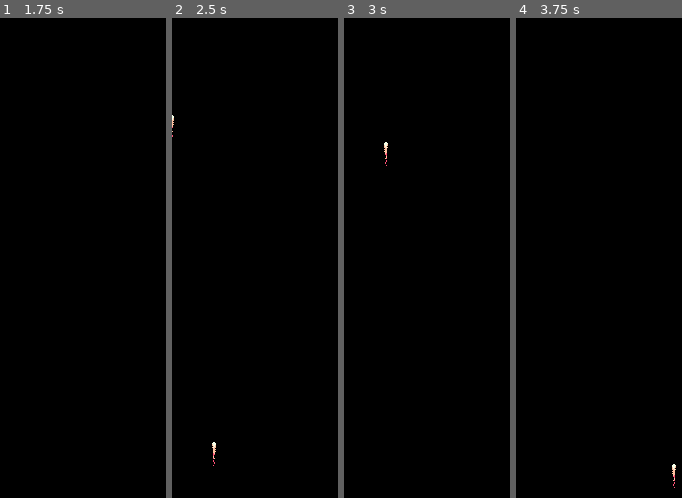
Above: before the commit, frames 1-4 (left to right).
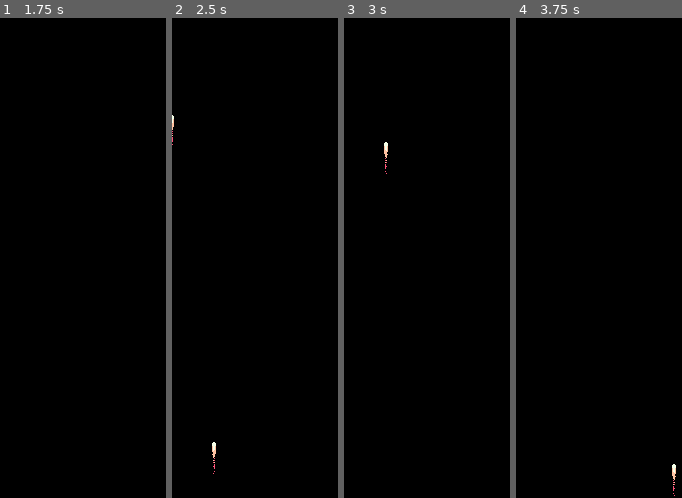
Above: after the commit, the same moments.

Repository: JCoMcL/pj10
Game: Godot game, scene res://units/players/ember.tscn
The game is run twice, just before and just after one commit, with the same random seed, the same clock (stepped at 60 frames per second) and the same inputs. This scene is started directly instead of the project's main scene.
Inputs (mouse positions are in pixels of both pictures, inside the frame that each line leads up to):
- Up to frame 1 (1.75 s): tap Enter (ui_accept) at 0.5, 0.77, 1.25 s; move the mouse to (outside the picture) at 0.52 s; hold D (right) 0.53-1.25 s; hold Backspace (bomb) 0.53-1.25 s; click (outside the picture) at 0.67 s; drag from (154, 282) to (outside the picture) at 1.27 s
- Up to frame 2 (2.5 s): tap Enter (ui_accept) at 2 s; move the mouse to (outside the picture) at 2.02 s; hold D (right) from 2.03 s (still down); hold Space (fire) from 2.03 s (still down)
- Up to frame 3 (3 s): release D (right) at 2.75 s; release Space (fire) at 2.75 s; tap Enter (ui_accept) at 2.75 s; drag from (outside the picture) to (446, 186) at 2.77 s
- Up to frame 4 (3.75 s): tap Enter (ui_accept) at 3.5 s; move the mouse to (outside the picture) at 3.52 s; hold A (left) from 3.53 s (still down); hold Backspace (bomb) from 3.53 s (still down)

Frame 1 is identical in both runs. In frame 2, less than 0.1% of the frame differs, in the area x 0-27%, y 20-95%; in frame 3, less than 0.1%; in frame 4, less than 0.1%.

Commit message:
improve flare appearance

Diff:
--- a/units/weapons/flare.tscn
+++ b/units/weapons/flare.tscn
@@ -1,17 +1,15 @@
-[gd_scene load_steps=10 format=3 uid="uid://beqk5wfnbn6hv"]
+[gd_scene load_steps=12 format=3 uid="uid://beqk5wfnbn6hv"]
 
 [ext_resource type="PackedScene" uid="uid://cglfd6h0f8dxb" path="res://units/weapons/_bullet.tscn" id="1_fyeyr"]
 [ext_resource type="Texture2D" uid="uid://da7ep115w0rqx" path="res://units/weapons/ammunition.png" id="2_4ou4y"]
 [ext_resource type="Script" uid="uid://kbo7yeuuwhwa" path="res://units/behaviours/behaviour.gd" id="2_gg0jp"]
 [ext_resource type="Script" uid="uid://rqhke1r2xrwp" path="res://units/behaviours/accelerate.gd" id="4_gg0jp"]
 [ext_resource type="Script" uid="uid://32qn5elehj72" path="res://units/behaviours/deadly.gd" id="4_gyp0y"]
+[ext_resource type="Shader" uid="uid://bwxb0swelltf6" path="res://vfx/sprite_fx.gdshader" id="5_gg0jp"]
 
 [sub_resource type="Resource" id="Resource_sidca"]
 script = ExtResource("4_gyp0y")
-ignore_layers = 0
 damage = 2
-take_damage = 1
-play_area_bounded = false
 metadata/_custom_type_script = "uid://32qn5elehj72"
 
 [sub_resource type="Resource" id="Resource_4f7oy"]
@@ -19,14 +17,22 @@
 acceleration = 800
 target_speed = 600
 initial_speed = 100
-drag = 0
-randomize_drag = 0.0
-play_area_bounded = false
 metadata/_custom_type_script = "uid://rqhke1r2xrwp"
+
+[sub_resource type="ShaderMaterial" id="ShaderMaterial_4f7oy"]
+resource_local_to_scene = true
+shader = ExtResource("5_gg0jp")
+shader_parameter/light = Color(1, 0.321569, 0.466667, 1)
+shader_parameter/midtone = Color(0.678431, 0.184314, 0.270588, 1)
+shader_parameter/dark = Color(0.470588, 0.113725, 0.309804, 1)
+shader_parameter/apply_palette = false
+shader_parameter/scale = Vector2(1, 1)
+shader_parameter/mosaic = 1.0
+shader_parameter/rotation = 0.0
 
 [sub_resource type="AtlasTexture" id="AtlasTexture_fyeyr"]
 atlas = ExtResource("2_4ou4y")
-region = Rect2(80, 0, 16, 32)
+region = Rect2(80, 0, 20, 32)
 
 [sub_resource type="RectangleShape2D" id="RectangleShape2D_4ou4y"]
 size = Vector2(4, 4)
@@ -36,12 +42,13 @@
 behaviours = Array[ExtResource("2_gg0jp")]([SubResource("Resource_sidca"), SubResource("Resource_4f7oy")])
 
 [node name="Sprite2D" parent="." index="0"]
+material = SubResource("ShaderMaterial_4f7oy")
 texture = SubResource("AtlasTexture_fyeyr")
 offset = Vector2(0, 14)
-hframes = 4
-speed_frames = 3
-speed_start = 100.0
-speed_end = 800.0
+hframes = 5
+speed_frames = 5
+speed_start = 250.0
+speed_end = 600.0
 randomize_rate = 20
 random_hflip = true
 
Binary file changed: units/weapons/ammunition.aseprite
Binary file changed: units/weapons/ammunition.png
